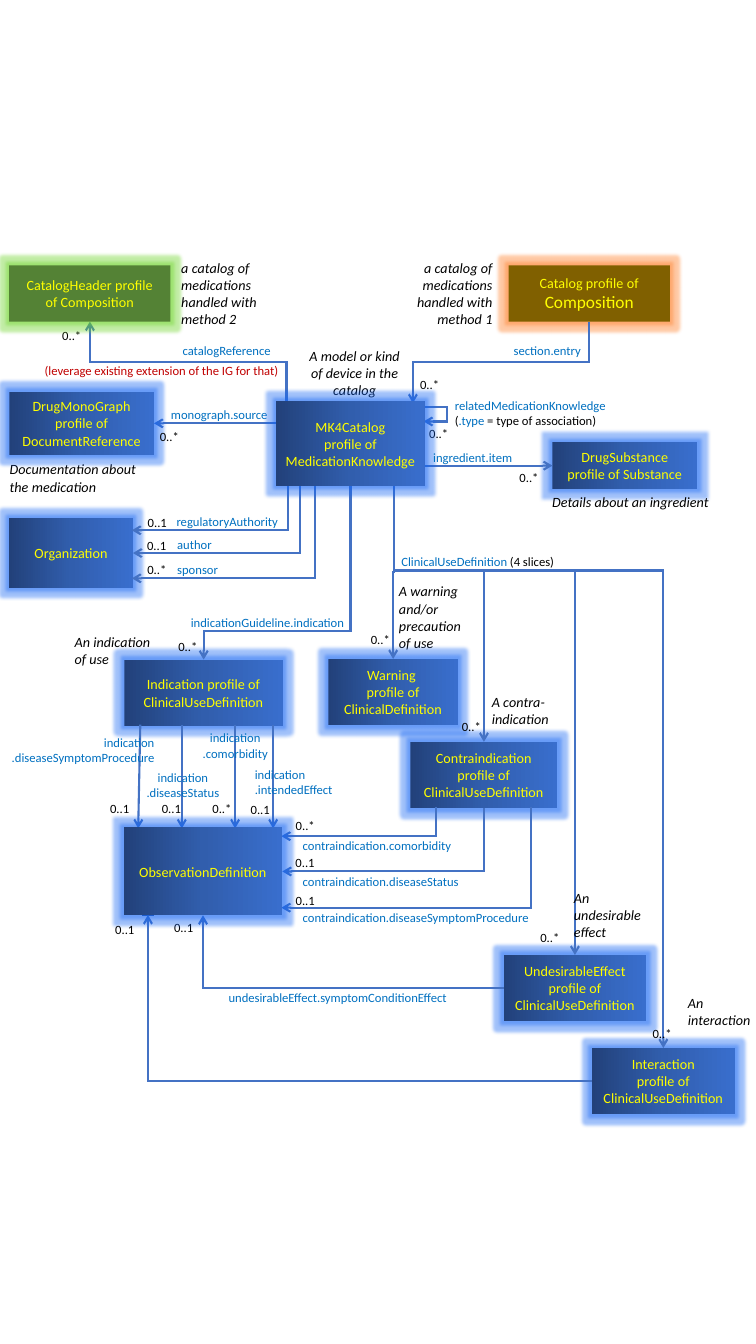
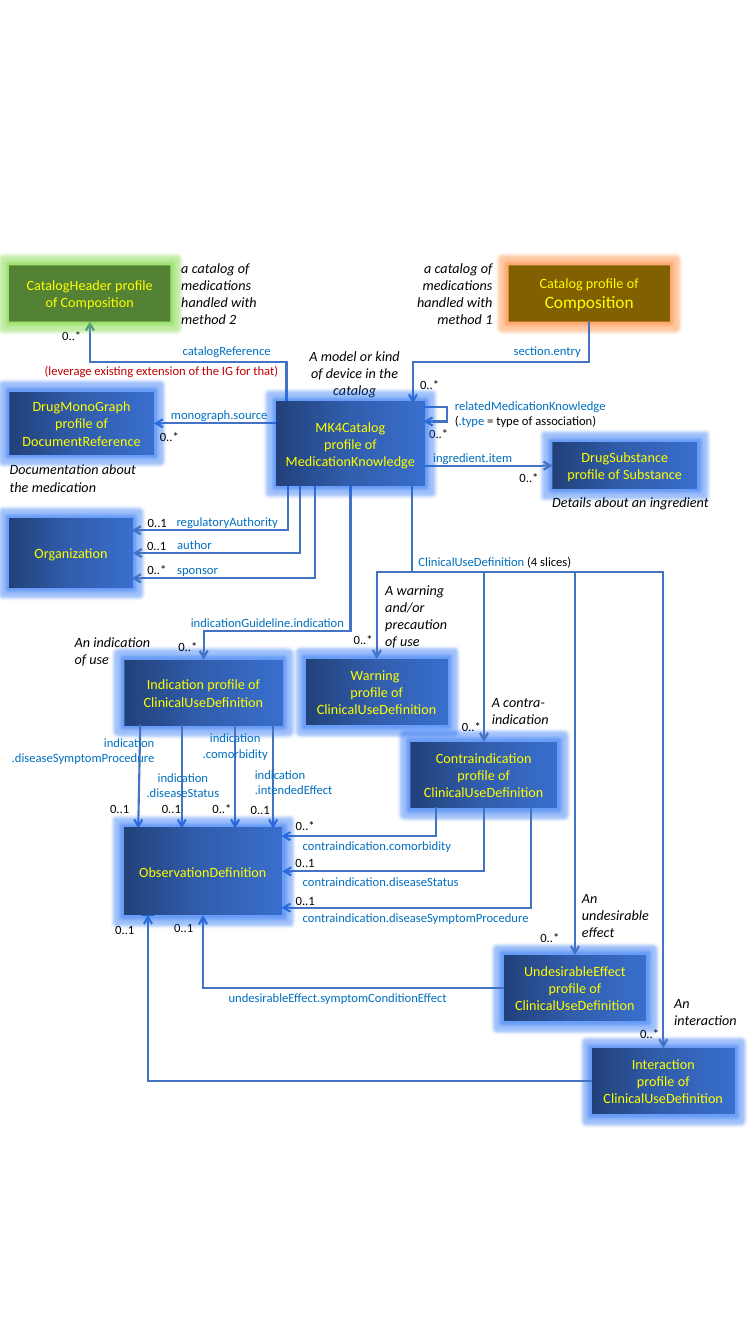
Before and after one commit to HL7/fhir-order-catalog, a slide deck: slide 1 of input/images-source/MedicationCatalog.pptx. Drawn at 756x1344 pixels with LibreOffice and Linux fonts; fonts in the diff are those of the drawing. Boxes give left, top, right and bottom in pixels: in the first picture for what was removed or moved away, otherwise in the second. Text is boxed around its words. In the diff, an @@ line names an element or a change of style, - is before the commit and + after.

```diff
--- a/input/images-source/MedicationCatalog.pptx
+++ b/input/images-source/MedicationCatalog.pptx
@@ rectangle moved from (x1=388, y1=471, x2=399, y2=485) to (x1=406, y1=471, x2=417, y2=485) @@
@@ elbow arrow moved from (393, 485) - (393, 659) to (412, 485) - (377, 659) @@
@@ elbow arrow moved from (393, 485) - (663, 1048) to (412, 485) - (663, 1048) @@
@@ elbow arrow moved from (393, 485) - (575, 955) to (412, 485) - (575, 955) @@
@@ elbow arrow moved from (393, 485) - (484, 742) to (412, 485) - (484, 742) @@
@@ text "ClinicalUseDefinition (4 slices)" moved from (x1=401, y1=557, x2=554, y2=568) to (x1=418, y1=557, x2=571, y2=568) @@
@@ 4 texts moved together from (x1=371, y1=586, x2=750, y2=1042) to (x1=354, y1=585, x2=736, y2=1038) @@
@@ rectangle "Warning" resized from (x1=329, y1=659, x2=459, y2=726) to (x1=306, y1=659, x2=449, y2=726) @@
@@ text in rectangle at (x1=317, y1=687, x2=436, y2=718): text changed @@
-profile of ClinicalDefinition
+profile of ClinicalUseDefinition
@@ text "An undesirable effect" rewrapped from (x1=574, y1=891, x2=641, y2=941) to (x1=582, y1=894, x2=649, y2=937) @@
```
Also in this commit, not shown: 24 other files.
